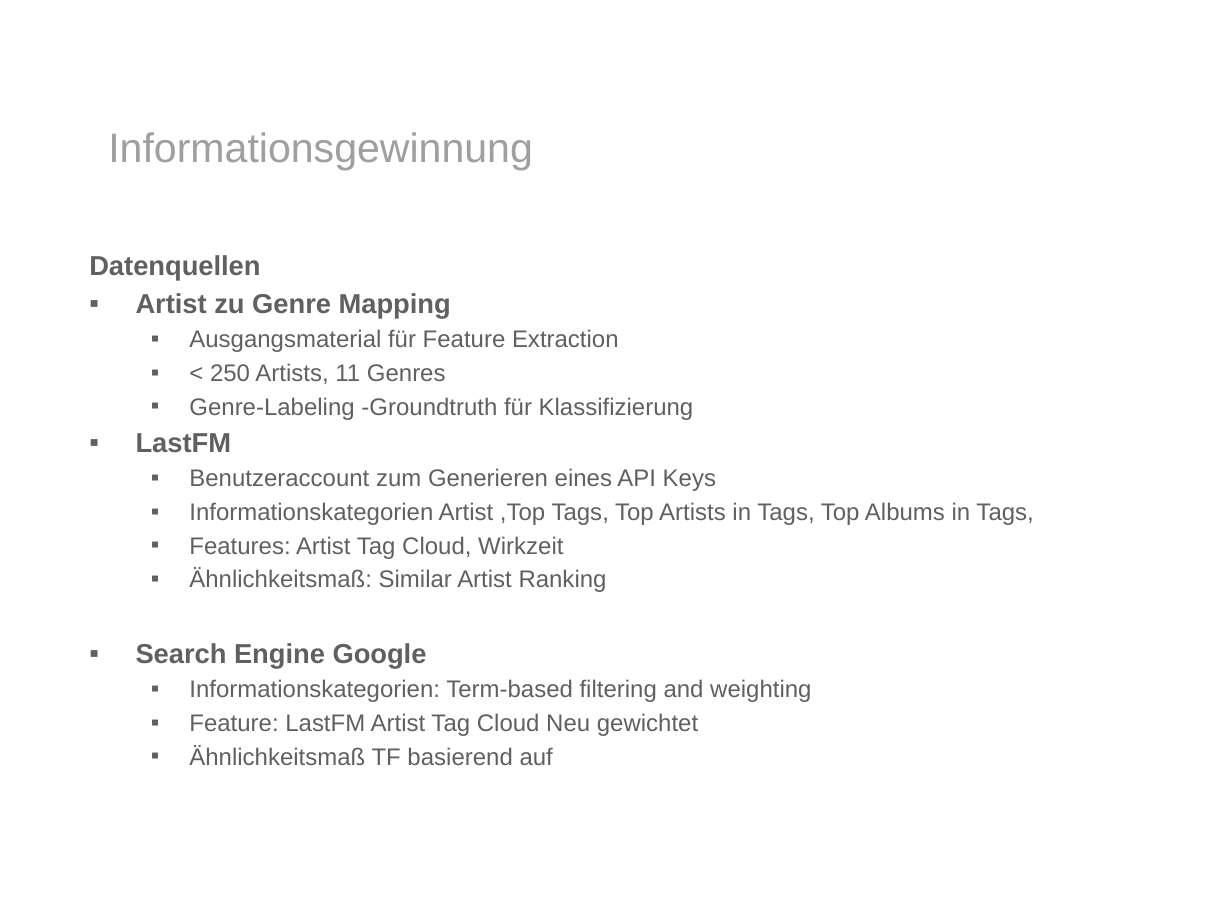
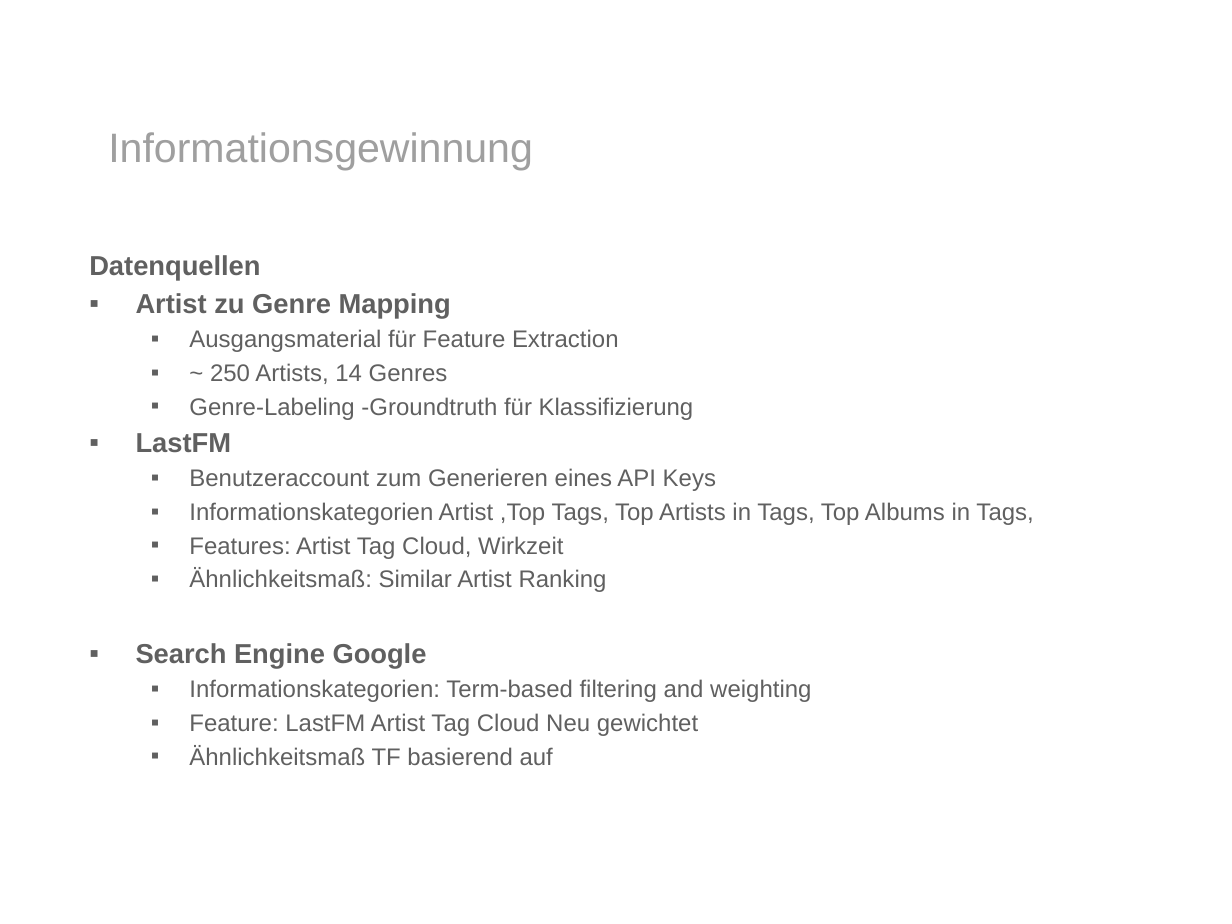
Before and after one commit to rohanprojects/mirlastfm, a slide deck: slide 6 of presentation/presentation.pptx. Drawn at 1232x924 pixels with LibreOffice and Linux fonts; fonts in the diff are those of the drawing; background and template pictures are left out. Boxes give left, top, right and bottom in pixels: in the first picture for what was removed or moved away, otherwise in the second. Text is boxed around its words. In the diff, an @@ line names an element or a change of style, - is before the commit and + after.

```diff
--- a/presentation/presentation.pptx
+++ b/presentation/presentation.pptx
@@ text at [210, 363, 448, 384]: text changed @@
-  ▪ < 250 Artists, 11 Genres
+  ▪ ~ 250 Artists, 14 Genres
```
Also in this commit, not shown: 1 other slide changed.
